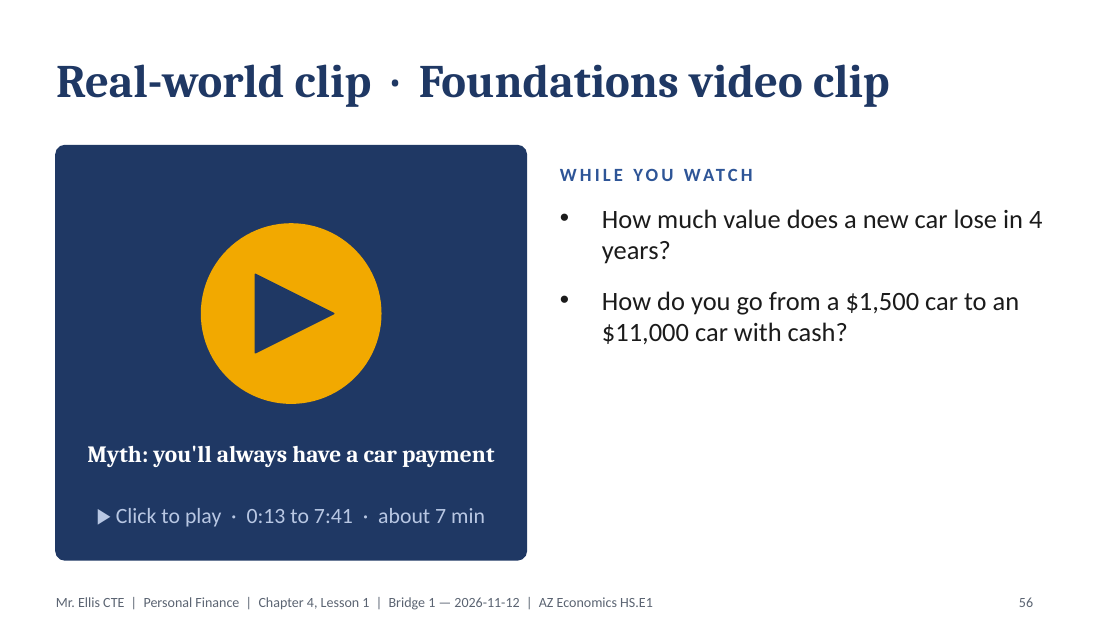
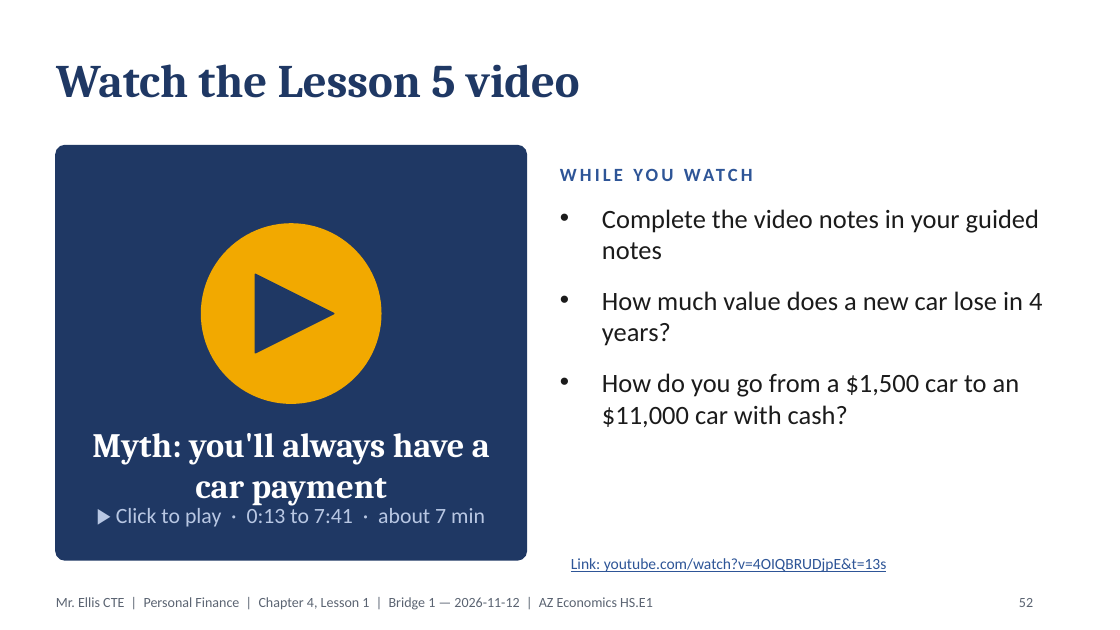
Before and after one commit to highgroundthree-art/electrical-el1-study-guides, a slide deck: slide 52 of financial-comprehension/personal/adult/Ch04_All_Lessons_ADULTS.pptx (slide 56 before the commit). Drawn at 1120x630 pixels with LibreOffice and Linux fonts; fonts in the diff are those of the drawing. Boxes give left, top, right and bottom in pixels: in the first picture for what was removed or moved away, otherwise in the second. Text is boxed around its words. In the diff, an @@ line names an element or a change of style, - is before the commit and + after.

```diff
--- a/financial-comprehension/personal/adult/Ch04_All_Lessons_ADULTS.pptx
+++ b/financial-comprehension/personal/adult/Ch04_All_Lessons_ADULTS.pptx
@@ title at (56, 64, 580, 98): text changed @@
-Real-world clip · Foundations video clip
+Watch the Lesson 5 video
@@ text at (602, 209, 1039, 259): paragraph added @@
+• Complete the video notes in your guided notes
@@ text "Myth: you'll always have a ...": place and size @@
-text "Myth: you'll always have a ..." at (87, 445, 494, 467)
+text "Myth: you'll always have a ..." at (92, 433, 490, 506)
@@ text "Myth: you'll always have a ..." at (92, 433, 490, 506): size 15 to 22 pt @@
@@ text added at (571, 558, 887, 572), 10 pt, text #2E5597, underline @@
+Link: youtube.com/watch?v=4OIQBRUDjpE&t=13s
@@ page number at (1019, 598, 1033, 607): text changed @@
-56
+52
```
Also in this commit, not shown: 5 other slides changed, 5 slides removed, 11 other files.
